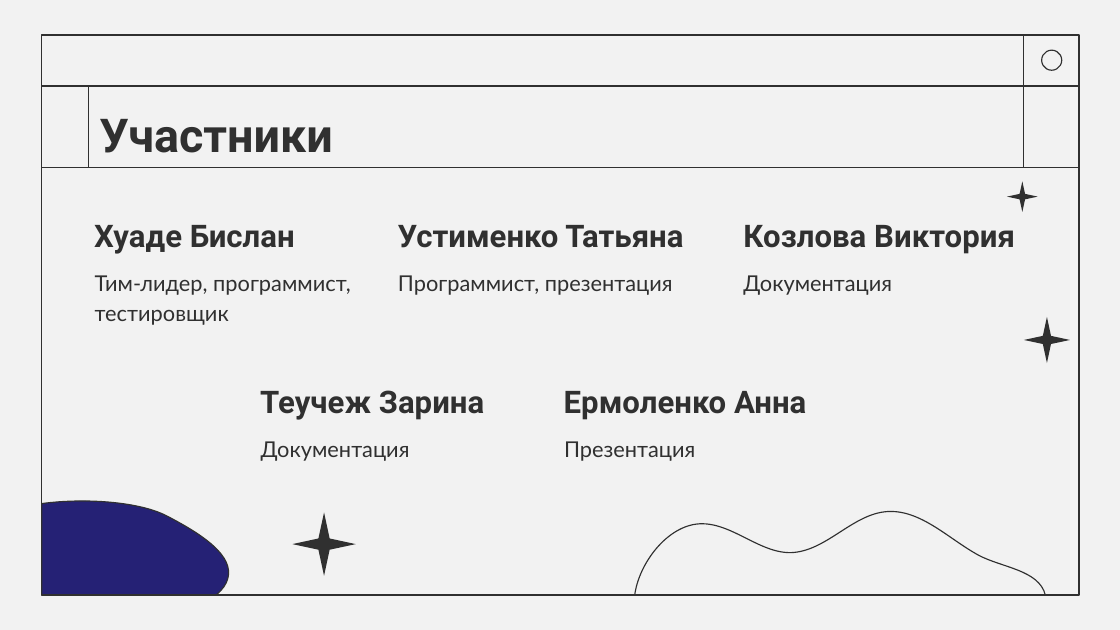
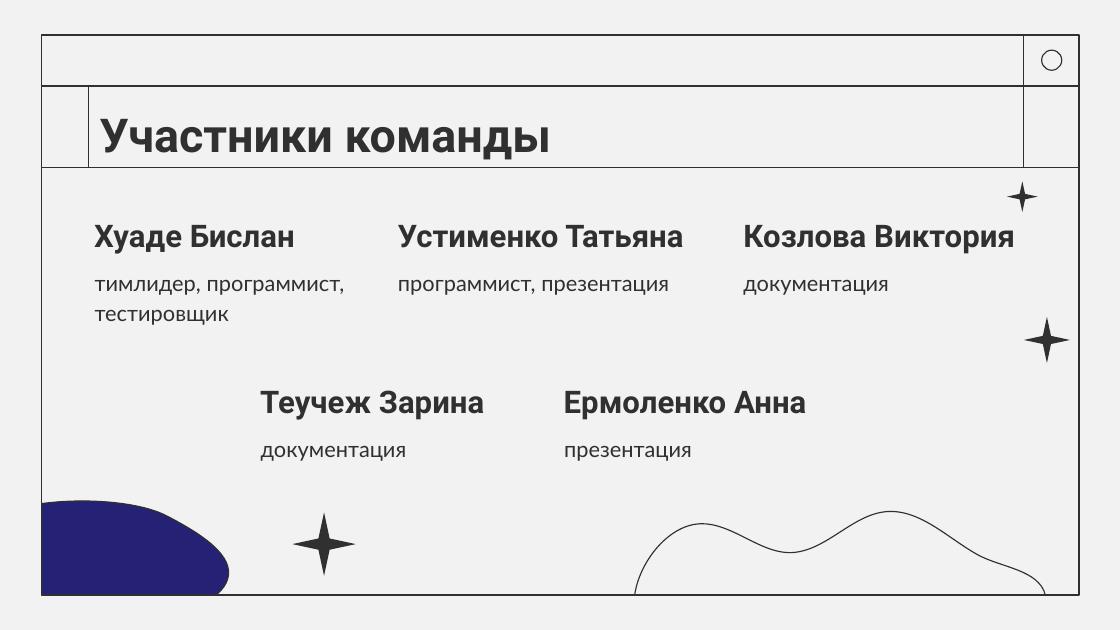
Before and after one commit to BisLAnN/Square, a slide deck: slide 2 of презентация.pptx. Drawn at 1120x630 pixels with LibreOffice and Linux fonts; fonts in the diff are those of the drawing. Boxes give left, top, right and bottom in pixels: in the first picture for what was removed or moved away, otherwise in the second. Text is boxed around its words. In the diff, an @@ line names an element or a change of style, - is before the commit and + after.

```diff
--- a/презентация.pptx
+++ b/презентация.pptx
@@ title at (99,119,551,160): text changed @@
-Участники
+Участники команды
@@ subtitle at (95,280,345,325): text changed @@
-Тим-лидер, программист, тестировщик
+тимлидер, программист, тестировщик
@@ subtitle at (398,279,669,295): text changed @@
-Программист, презентация
+программист, презентация
@@ subtitle at (743,280,889,295): text changed @@
-Документация
+документация
@@ subtitle at (261,445,407,461): text changed @@
-Документация
+документация
@@ subtitle at (564,446,692,461): text changed @@
-Презентация
+презентация
```
Also in this commit, not shown: 2 other slides changed, 1 slide added, 3 other files.
